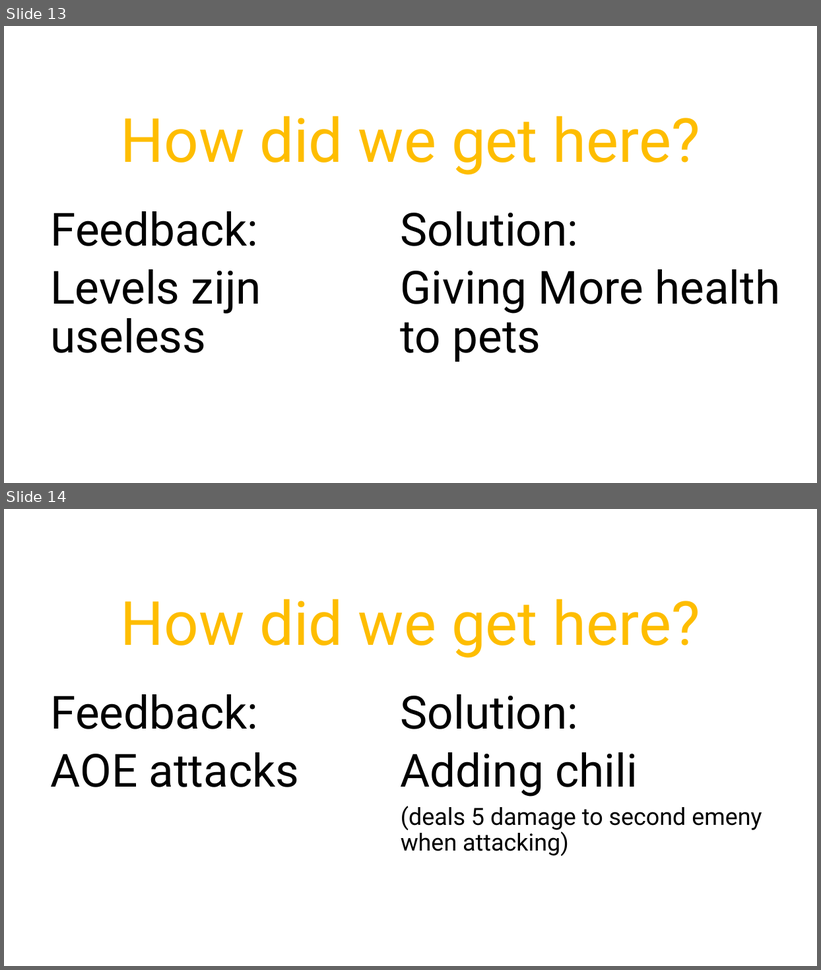
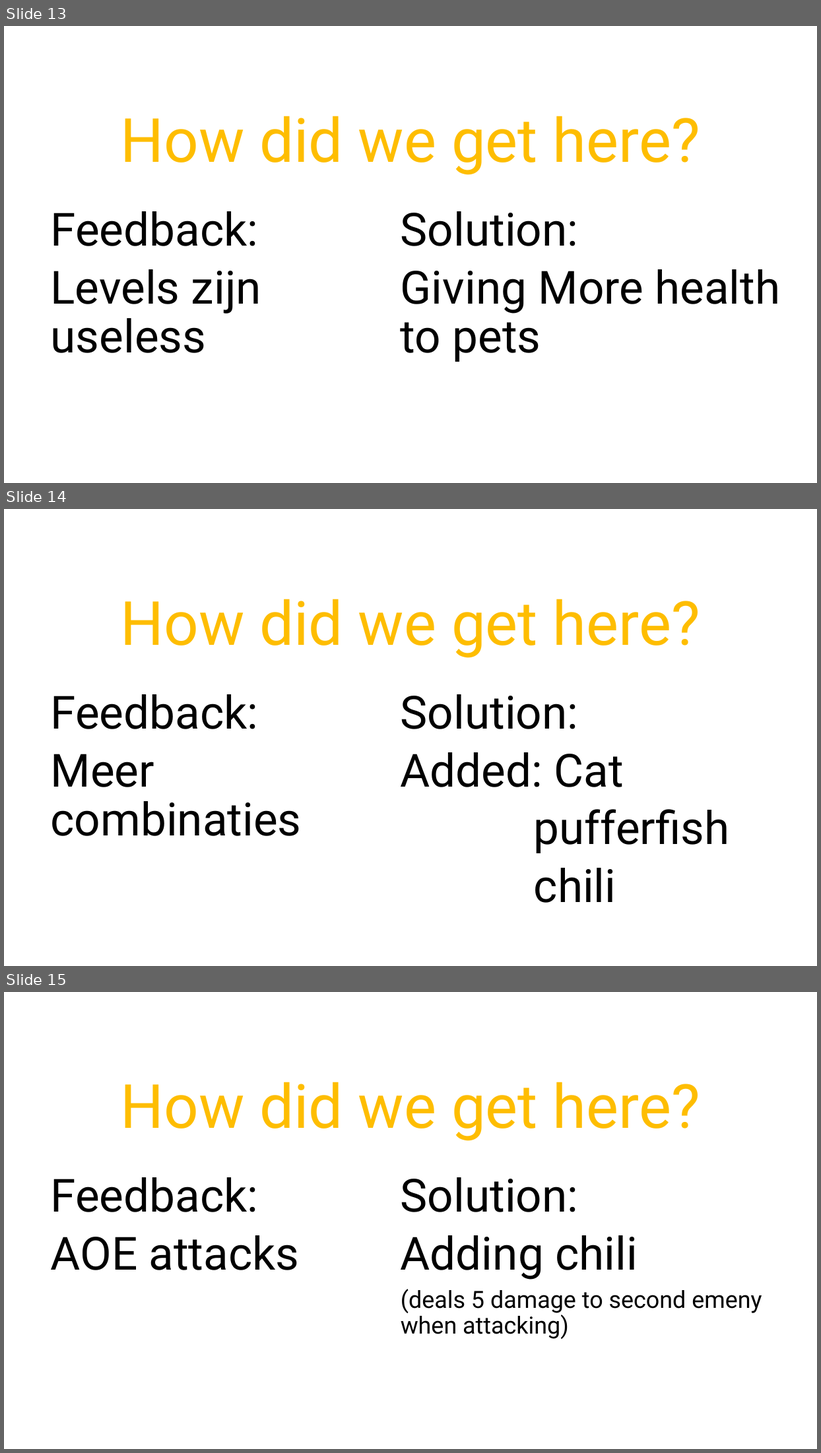
Before and after one commit to LukasVanDenBranden/GameScript-BoardGame, a slide deck: SuperAutoPetsPresentation.pptx. Shown one above the other, each under a label of ours: slides 13 and 14 before the commit, slides 13, 14 and 15 after it. The pictures are 821x970 and 821x1453 pixels, drawn with LibreOffice and Linux fonts; fonts in the diff are those of the drawing. Boxes give left, top, right and bottom in pixels: in the first picture for what was removed or moved away, otherwise in the second. Text is boxed around its words. In the diff, an @@ line names an element or a change of style, - is before the commit and + after.

```diff
--- a/SuperAutoPetsPresentation.pptx
+++ b/SuperAutoPetsPresentation.pptx
@@ slide 14 added at (4,509,817,966), background #FFFFFF @@
@@ title added at (121,599,700,658), 72 pt, text #FEBD00 @@
+How did we get here?
@@ text added at (51,694,302,836), 54 pt, text #000000 @@
+Feedback:
+Meer combinaties
@@ text added at (401,694,730,903), 54 pt, text #000000 @@
+Solution:
+Added: Cat
+pufferfish
+chili
@@ what was slide 14 is now slide 15 @@
```
Also in this commit, not shown: 2 other slides added.
